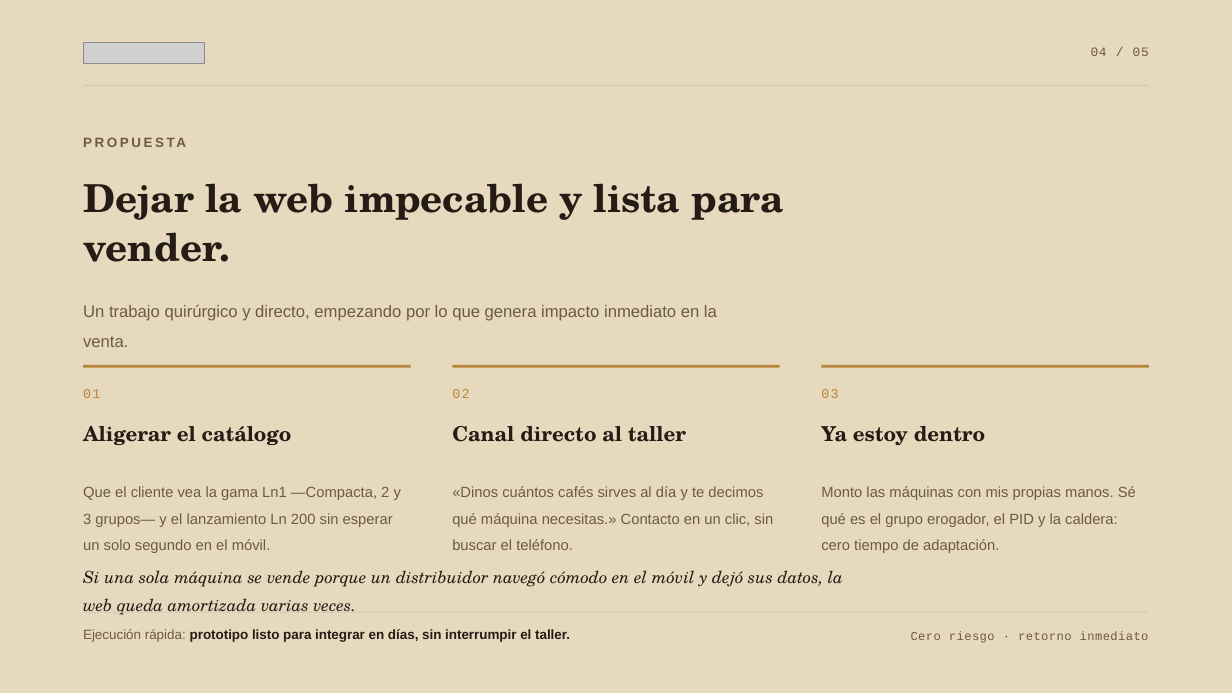
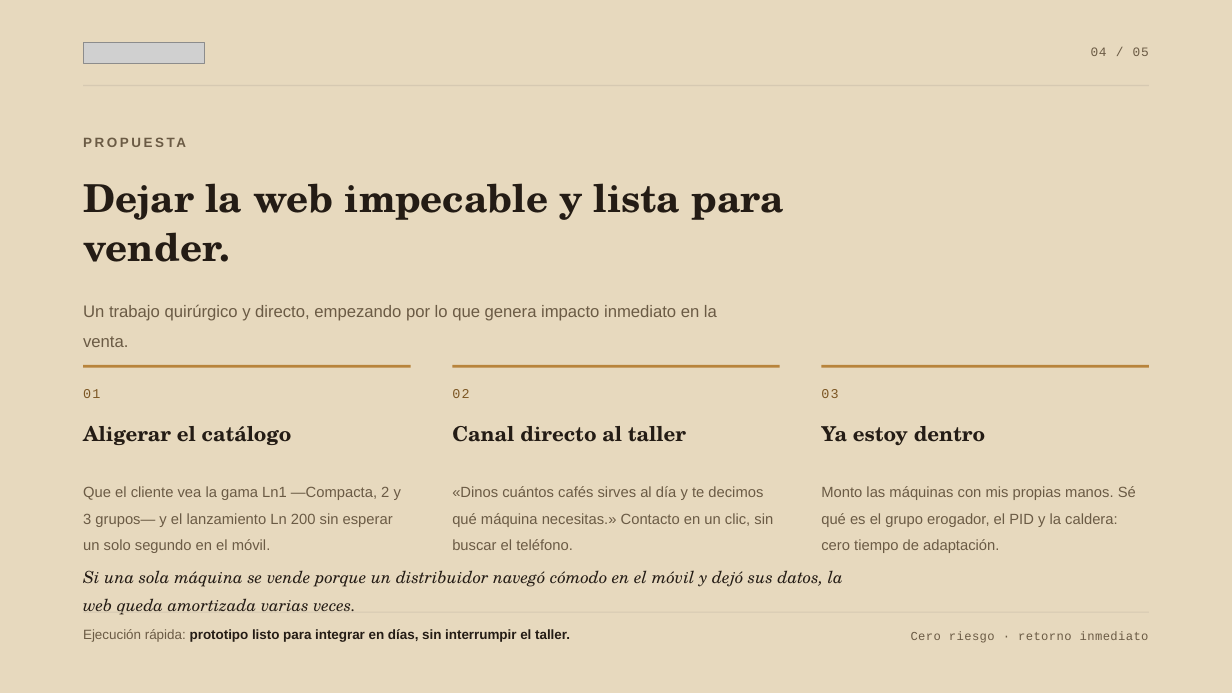
Before and after one commit to DiogoTorresWeb/la-norma-preview-teste-, a slide deck: slide 4 of materiais/La-Norma-Propuesta-2026.pptx. Drawn at 1232x693 pixels with LibreOffice and Linux fonts; fonts in the diff are those of the drawing; grey boxes stand for pictures. Boxes give left, top, right and bottom in pixels: in the first picture for what was removed or moved away, otherwise in the second. Text is boxed around its words. In the diff, an @@ line names an element or a change of style, - is before the commit and + after.

```diff
--- a/materiais/La-Norma-Propuesta-2026.pptx
+++ b/materiais/La-Norma-Propuesta-2026.pptx
@@ text colour #B8843C to #7C5623 in 3 elements at bbox=[83, 389, 100, 398], bbox=[452, 389, 469, 398], bbox=[821, 389, 838, 398] @@
```
Also in this commit, not shown: 1 other slide changed, 6 other files.
